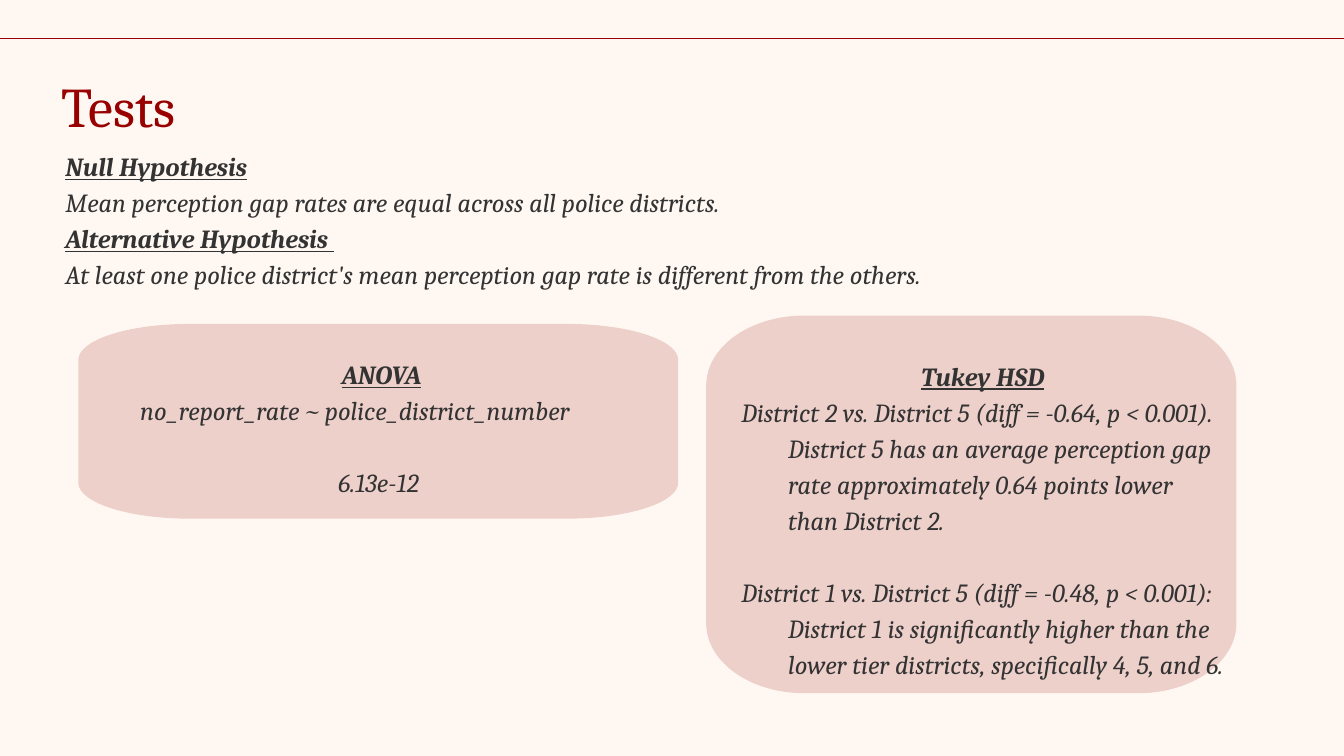
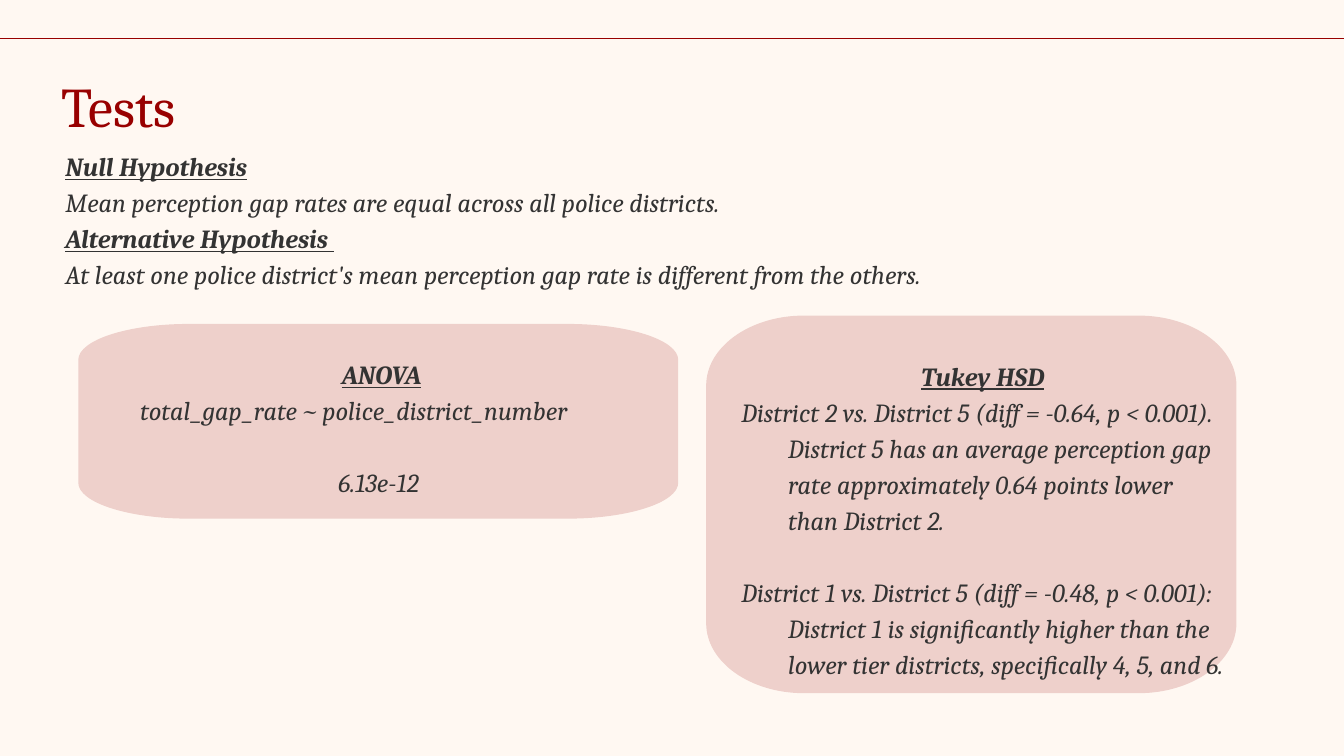
Before and after one commit to julia-mc/The-Perception-Gap, a slide deck: slide 14 of reports/final/The-Perception-Gap-JuliaMC3.0.pptx. Drawn at 1344x756 pixels with LibreOffice and Linux fonts; fonts in the diff are those of the drawing. Boxes give left, top, right and bottom in pixels: in the first picture for what was removed or moved away, otherwise in the second. Text is boxed around its words. In the diff, an @@ line names an element or a change of style, - is before the commit and + after.

```diff
--- a/reports/final/The-Perception-Gap-JuliaMC3.0.pptx
+++ b/reports/final/The-Perception-Gap-JuliaMC3.0.pptx
@@ text at [140, 402, 567, 426]: text changed @@
-no_report_rate ~ police_district_number
+total_gap_rate ~ police_district_number
```
Also in this commit, not shown: 1 other slide changed.
